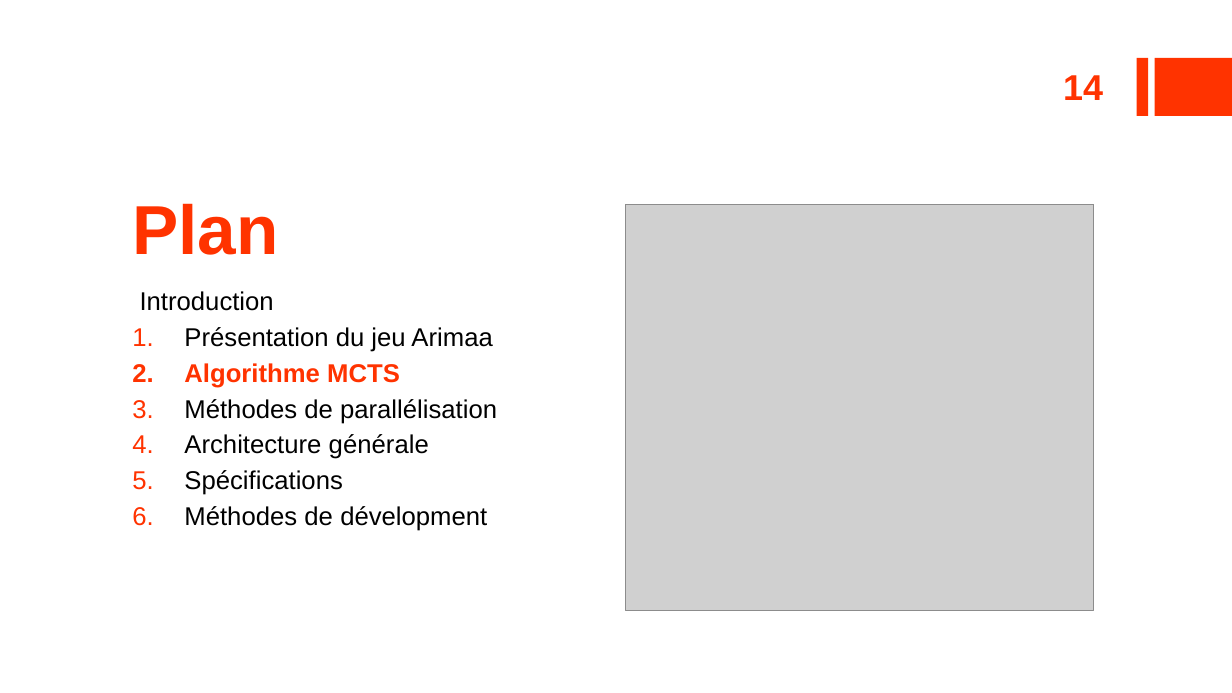
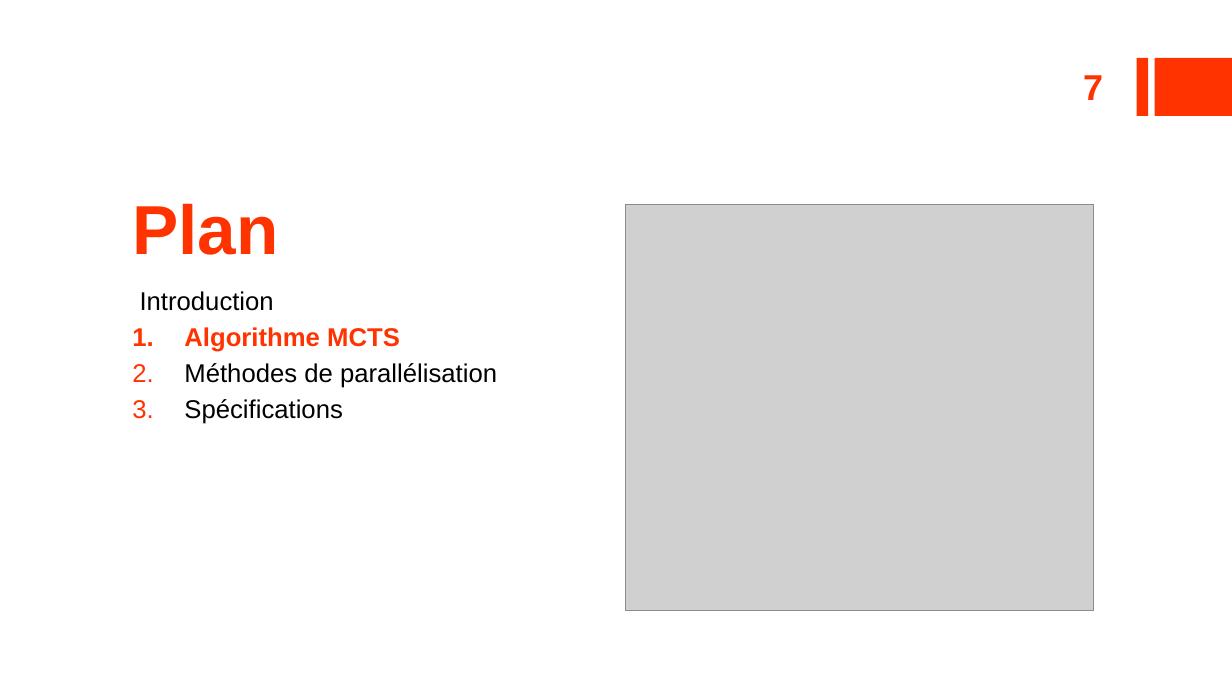
Before and after one commit to ildyria/Arimaa, a slide deck: slide 7 of Docs/Reports/OpenGates Presentation.pptx (slide 14 before the commit). Drawn at 1232x693 pixels with LibreOffice and Linux fonts; fonts in the diff are those of the drawing; grey boxes stand for pictures. Boxes give left, top, right and bottom in pixels: in the first picture for what was removed or moved away, otherwise in the second. Text is boxed around its words. In the diff, an @@ line names an element or a change of style, - is before the commit and + after.

```diff
--- a/Docs/Reports/OpenGates Presentation.pptx
+++ b/Docs/Reports/OpenGates Presentation.pptx
@@ page number at bbox=[1083, 75, 1103, 100]: text changed @@
-14
+7
@@ text at bbox=[184, 327, 492, 352]: paragraph removed @@
-1. Présentation du jeu Arimaa
@@ text at bbox=[184, 434, 429, 459]: paragraph removed @@
-4. Architecture générale
@@ text at bbox=[184, 506, 487, 531]: paragraph removed @@
-6. Méthodes de dévelopment
```
Also in this commit, not shown: 8 other slides changed, 2 slides added, 14 slides removed, 4 other files.
